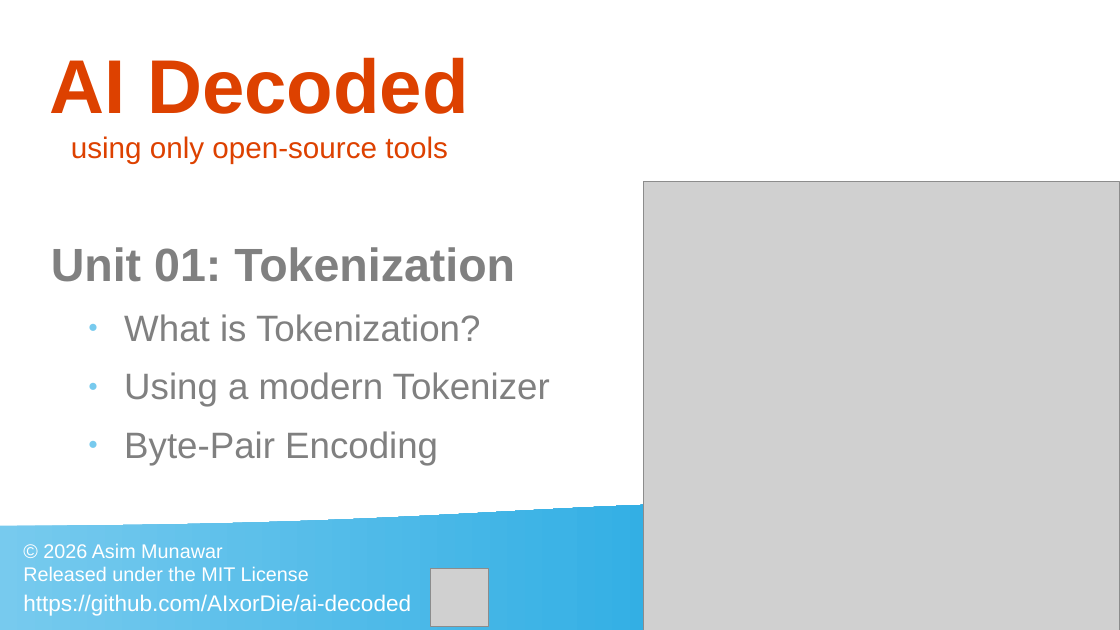
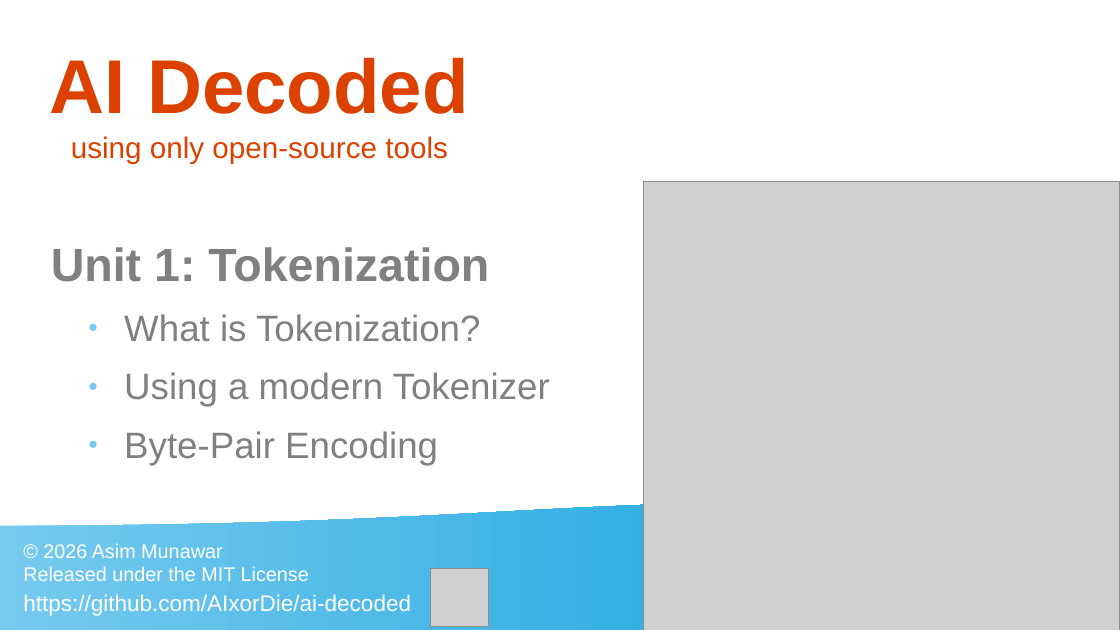
Before and after one commit to AIxorDie/ai-decoded, a slide deck: slide 2 of helping_materials/Thumbnails.odp. Drawn at 1120x630 pixels with LibreOffice and Linux fonts; fonts in the diff are those of the drawing; grey boxes stand for pictures. Boxes give left, top, right and bottom in pixels: in the first picture for what was removed or moved away, otherwise in the second. Text is boxed around its words. In the diff, an @@ line names an element or a change of style, - is before the commit and + after.

```diff
--- a/helping_materials/Thumbnails.odp
+++ b/helping_materials/Thumbnails.odp
@@ title at box(51, 247, 489, 282): text changed @@
-Unit 01: Tokenization
+Unit 1: Tokenization
```
Also in this commit, not shown: 3 other slides changed, 3 slides added, 6 other files.
